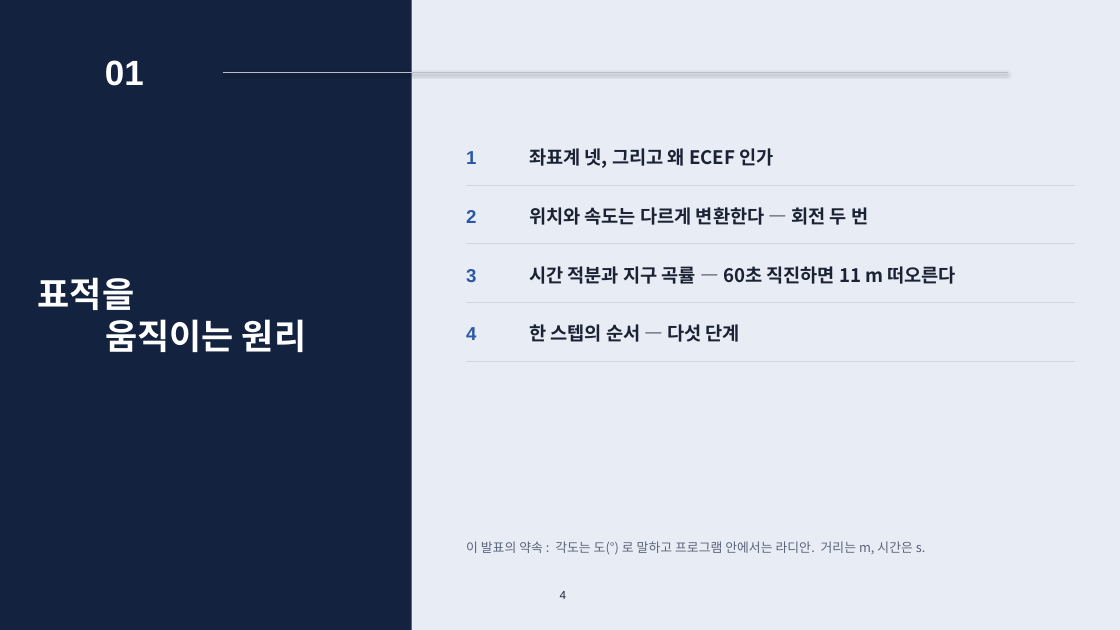
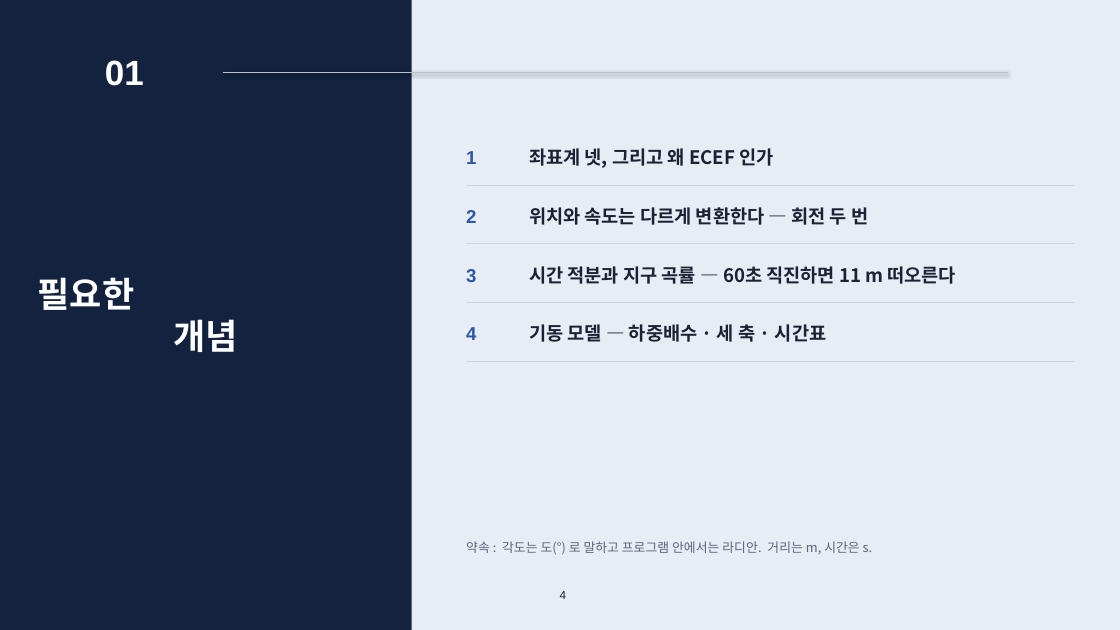
Before and after one commit to harley-hwan/radar-sw-study, a slide deck: slide 4 of Part3_TargetSim/ref/산출물/Chapter3_target_simulation.pptx. Drawn at 1120x630 pixels with LibreOffice and Linux fonts; fonts in the diff are those of the drawing. Boxes give left, top, right and bottom in pixels: in the first picture for what was removed or moved away, otherwise in the second. Text is boxed around its words. In the diff, an @@ line names an element or a change of style, - is before the commit and + after.

```diff
--- a/Part3_TargetSim/ref/산출물/Chapter3_target_simulation.pptx
+++ b/Part3_TargetSim/ref/산출물/Chapter3_target_simulation.pptx
@@ text at <box>38,277,238,352</box>: text changed @@
-표적을
-움직이는 원리
+필요한
+개념
@@ text at <box>529,324,826,342</box>: text changed @@
-한 스텝의 순서 — 다섯 단계
+기동 모델 — 하중배수 · 세 축 · 시간표
@@ text at <box>466,541,873,555</box>: text changed @@
-이 발표의 약속 : 각도는 도(°) 로 말하고 프로그램 안에서는 라디안. 거리는 m, 시간은 s.
+약속 : 각도는 도(°) 로 말하고 프로그램 안에서는 라디안. 거리는 m, 시간은 s.
```
Also in this commit, not shown: 19 other slides changed, 9 slides added, 7 slides removed, 9 other files.
